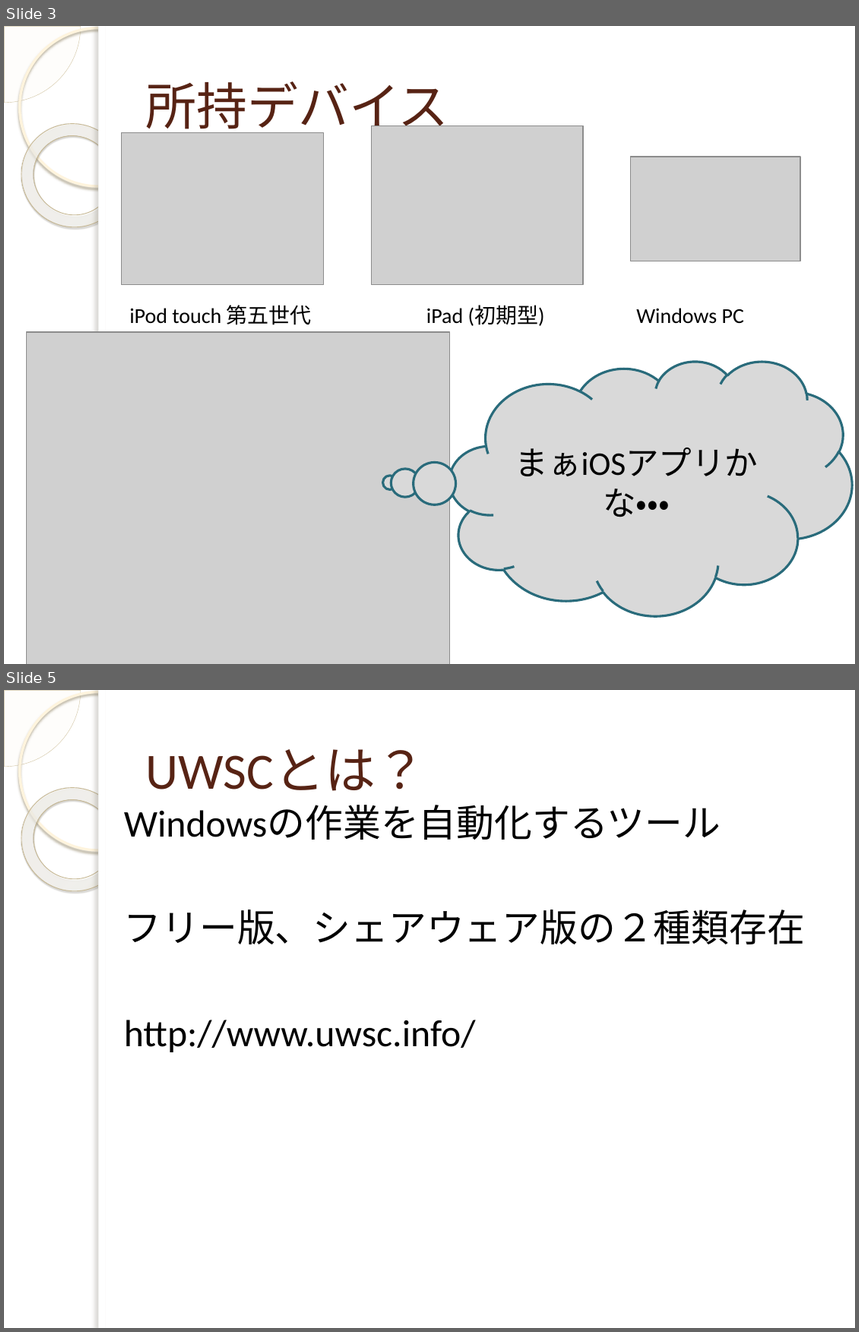
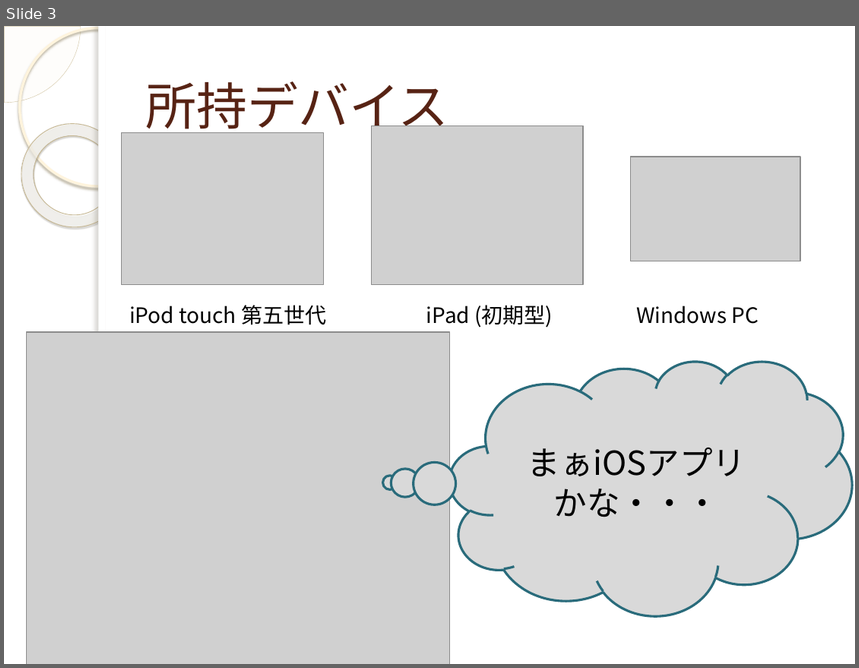
Before and after one commit to yuridonus/FEstudy, a slide deck: monaca.pptx. Shown one above the other, each under a label of ours: slides 3 and 5 before the commit, slide 3 after it; the slides between them are not shown. The pictures are 859x1332 and 859x668 pixels, drawn with LibreOffice and Linux fonts; fonts in the diff are those of the drawing; grey boxes stand for pictures; background and template pictures are left out. Boxes give left, top, right and bottom in pixels: in the first picture for what was removed or moved away, otherwise in the second. Text is boxed around its words. In the diff, an @@ line names an element or a change of style, - is before the commit and + after.

```diff
--- a/monaca.pptx
+++ b/monaca.pptx
@@ slide 5 removed at (4, 690, 855, 1328), background picture (left out); not listed: 5 template elements that a slide beside it also shows @@
@@ title removed at (146, 749, 427, 791) @@
-UWSCとは？
@@ text removed at (124, 806, 805, 1053) @@
-Windowsの作業を自動化するツール
-フリー版、シェアウェア版の２種類存在
-http://www.uwsc.info/
@@ slide 3 changed as well @@
@@ font Calibri to Noto Sans CJK JP in 4 elements at (450, 361, 853, 616), (129, 305, 326, 325), (427, 305, 553, 328), (636, 306, 759, 324) @@
```
Also in this commit, not shown: 4 other slides changed, 8 slides added, 9 other slides removed.
